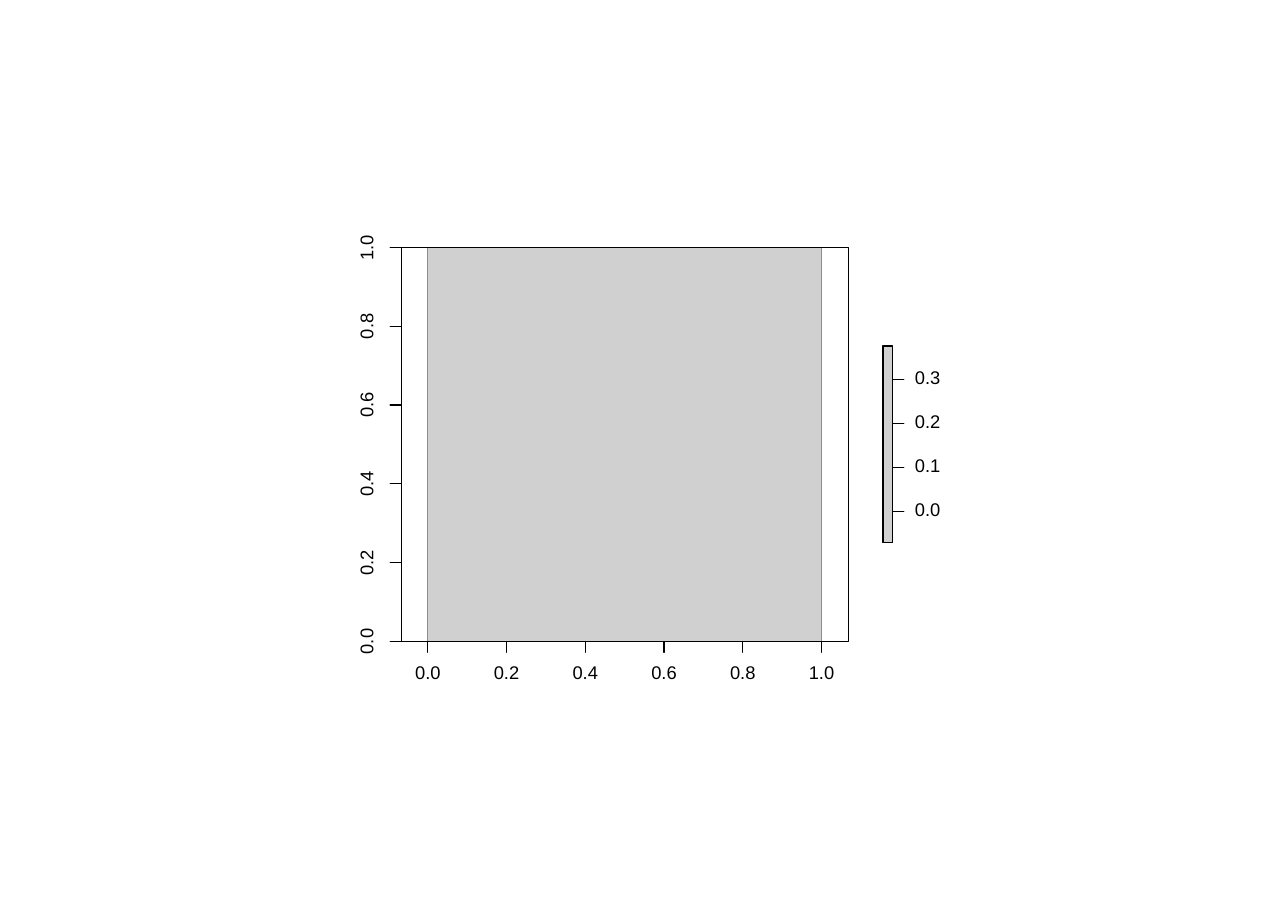
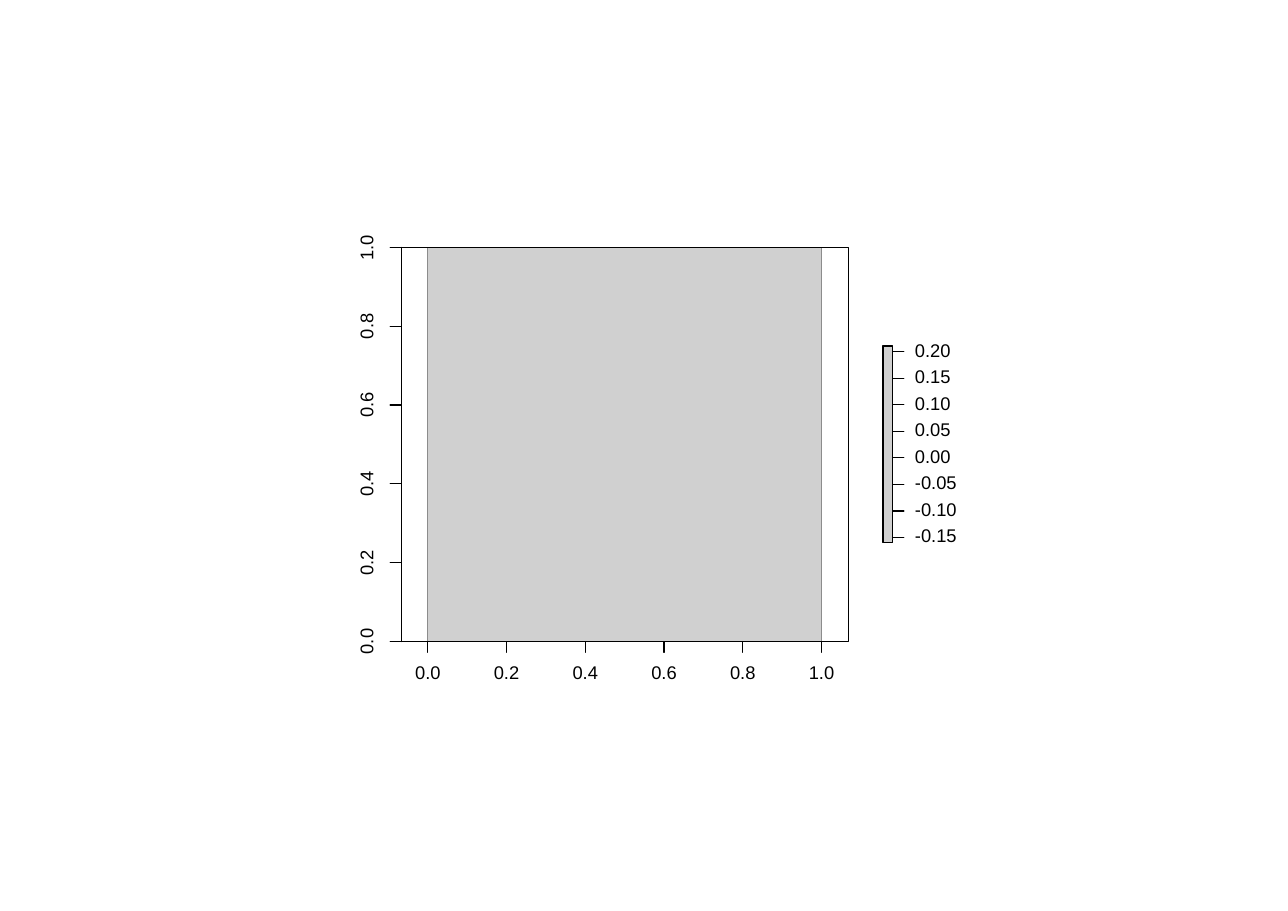
Before and after one commit to YunyiShen/IsingOccu, a slide deck: slide 1 of R/Results/TJHcarn_intermat.pptx. Drawn at 1288x911 pixels with LibreOffice and Linux fonts; fonts in the diff are those of the drawing; grey boxes stand for pictures. Boxes give left, top, right and bottom in pixels: in the first picture for what was removed or moved away, otherwise in the second. Text is boxed around its words. In the diff, an @@ line names an element or a change of style, - is before the commit and + after.

```diff
--- a/R/Results/TJHcarn_intermat.pptx
+++ b/R/Results/TJHcarn_intermat.pptx
@@ freeform shape: place and size @@
-freeform shape at (893, 380, 893, 512)
+freeform shape at (893, 351, 893, 537)
@@ group added at (893, 344, 957, 542): 4 texts, 3 freeform shapes @@
+-0.15
+-0.05
+0.10
+0.20
@@ text at (915, 370, 951, 383): text changed @@
-0.3
+0.15
@@ freeform shape: place and size @@
-freeform shape at (893, 467, 904, 467)
+freeform shape at (893, 432, 904, 432)
@@ text at (915, 423, 951, 436): text changed @@
-0.2
+0.05
@@ freeform shape: place and size @@
-freeform shape at (893, 380, 904, 380)
+freeform shape at (893, 458, 904, 458)
@@ text at (915, 450, 951, 463): text changed @@
-0.1
+0.00
@@ freeform shape: place and size @@
-freeform shape at (893, 424, 904, 424)
+freeform shape at (893, 484, 904, 484)
@@ text at (915, 503, 957, 516): text changed @@
-0.0
+-0.10
```
Also in this commit, not shown: 12 other files.
